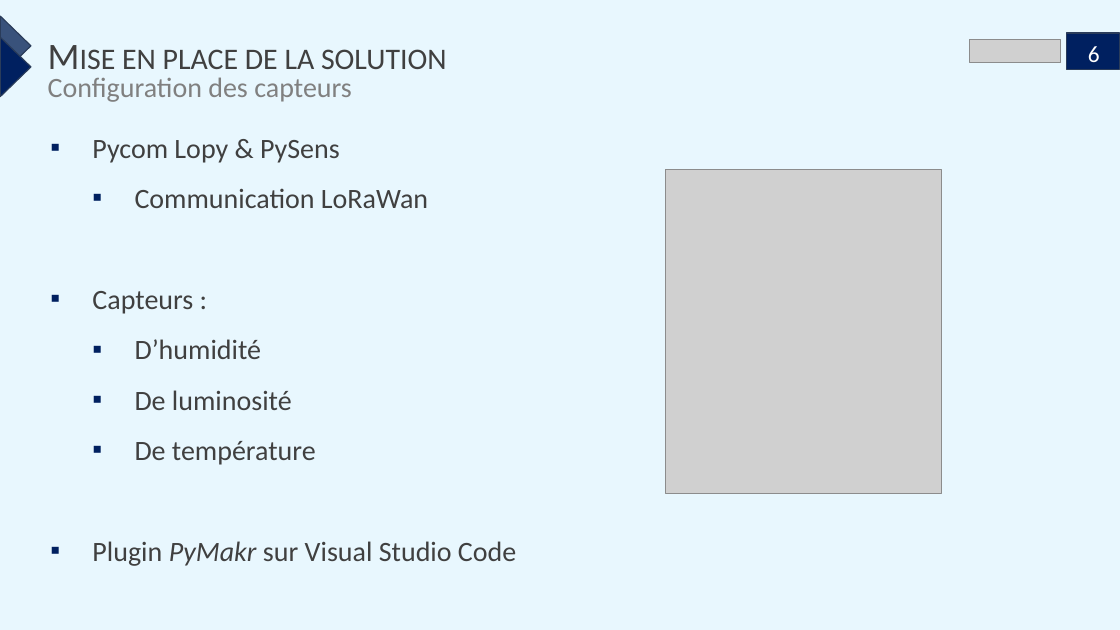
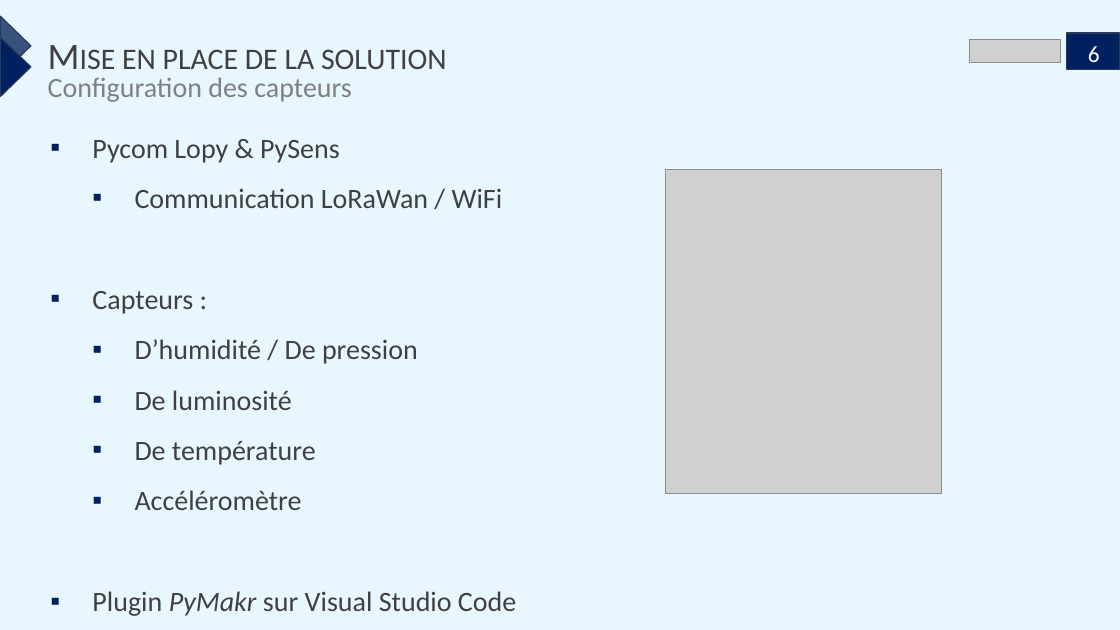
Before and after one commit to Cantondy/MA_IoT-Ruches, a slide deck: slide 6 of Presentation-IoT-Ruche.pptx. Drawn at 1120x630 pixels with LibreOffice and Linux fonts; fonts in the diff are those of the drawing; grey boxes stand for pictures. Boxes give left, top, right and bottom in pixels: in the first picture for what was removed or moved away, otherwise in the second. Text is boxed around its words. In the diff, an @@ line names an element or a change of style, - is before the commit and + after.

Commit message:
Fix ppt

```diff
--- a/Presentation-IoT-Ruche.pptx
+++ b/Presentation-IoT-Ruche.pptx
@@ text at (x1=135, y1=188, x2=503, y2=208): text changed @@
-  ▪ Communication LoRaWan
+  ▪ Communication LoRaWan / WiFi
@@ text at (x1=135, y1=339, x2=418, y2=364): text changed @@
-  ▪ D’humidité
+  ▪ D’humidité / De pression
@@ text at (x1=135, y1=490, x2=302, y2=510): paragraph added @@
+  ▪ Accéléromètre
```
Also in this commit, not shown: 1 other slide changed.
